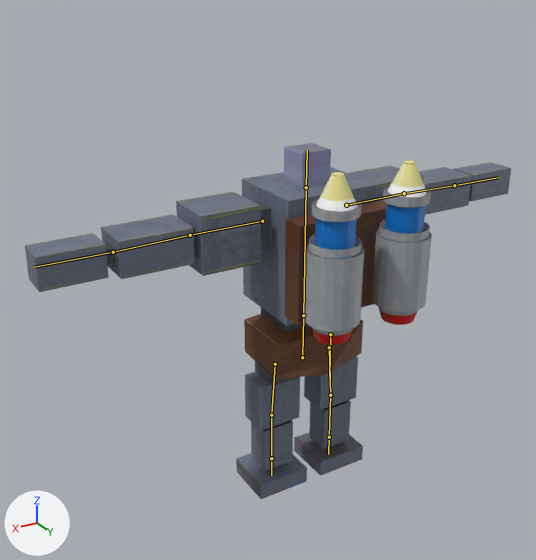
Renders of the Blender file DX11MyEngine/Resource/Model/Vehicle/Durga/Robot.blend from each side of a commit.
Camera for both pictures: a 50 mm camera at (45.1, 66.7, 61.0) aimed at (4.2, -1.4, 26.9). Lighting does not change. The marker at lower left points along +X, +Y and +Z. The older version comes first. The bones that change, and the others that lie on the model, are drawn over the model as lines.
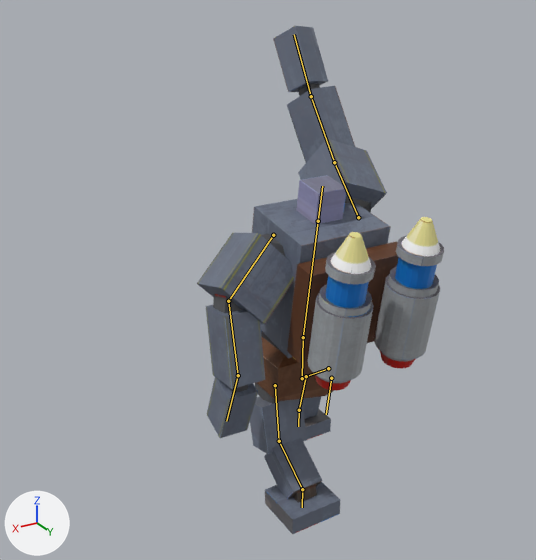
The newer file adds an action. The first version stands in its rest pose; the second is drawn at frame 1 of the action 'RocketPunchReattachStand'.

Changed parts and their boxes (x1, y1, x2, y2) in the pictures (536 x 560 px):
'Mesh', posed (49% narrower, 43% taller): before (24, 143, 511, 499); after (197, 26, 444, 534)
bone 'Hips', root to tip: before (302, 357) to (303, 315); after (302, 378) to (303, 337)
bone 'Spine', root to tip: before (303, 315) to (306, 187); after (303, 337) to (318, 221)
bone 'UpperArm.L', root to tip: before (262, 221) to (190, 235); after (273, 235) to (228, 301)
bone 'Forearm.L', root to tip: before (190, 235) to (113, 252); after (228, 301) to (238, 375)
bone 'Hand.L', root to tip: before (113, 252) to (34, 267); after (238, 375) to (226, 421)
bone 'UpperArm.R', root to tip: before (346, 205) to (404, 193); after (358, 217) to (334, 162)
bone 'Forearm.R', root to tip: before (404, 193) to (454, 185); after (334, 162) to (311, 96)
bone 'Hand.R', root to tip: before (454, 185) to (498, 177); after (311, 96) to (294, 34)
bone 'Thigh.L', root to tip: before (275, 364) to (271, 415); after (275, 385) to (279, 441)
bone 'Shin.L', root to tip: before (271, 415) to (271, 458); after (279, 441) to (302, 489)
bone 'Foot.L', root to tip: before (271, 458) to (271, 475); after (302, 489) to (302, 507)
bone 'Thigh.R', root to tip: before (329, 347) to (330, 395); after (328, 368) to (306, 376)
bone 'Shin.R', root to tip: before (330, 395) to (329, 437); after (306, 376) to (299, 410)
bone 'Foot.R', root to tip: before (329, 437) to (328, 454); after (299, 410) to (298, 426)

What the commit changed:
Bone 'Hips' (bone_hips) moves from (0.0, 0.0, 0.0) to (0.0, -17.2, 0.0).
Bone 'Spine' (bone_spine) turns from (0, 0, 0) to (-9, 0, 0) degrees about its own x, y and z.
Bone 'UpperArm.L' (bone_upperarm_l) moves from (0.0, 0.0, 0.0) to (-13.3, 0.0, 0.0).
Bone 'UpperArm.L' (bone_upperarm_l) turns from (0, 0, 0) to (-18, 19, -45) degrees about its own x, y and z.
Bone 'Forearm.L' (bone_forearm_l) turns from (0, 0, 0) to (6, 3, -47) degrees about its own x, y and z.
Bone 'Hand.L' (bone_hand_l) turns from (0, 0, 0) to (30, -2, 1) degrees about its own x, y and z.
Bone 'UpperArm.R' (bone_upperarm_r) moves from (0.0, 0.0, 0.0) to (13.3, 0.0, 0.0).
Bone 'UpperArm.R' (bone_upperarm_r) turns from (0, 0, 0) to (116, 2, 110) degrees about its own x, y and z.
Bone 'Forearm.R' (bone_forearm_r) turns from (0, 0, 0) to (23, -13, 18) degrees about its own x, y and z.
Bone 'Hand.R' (bone_hand_r) turns from (0, 0, 0) to (2, 12, -2) degrees about its own x, y and z.
Bone 'Thigh.L' (bone_thigh_l) turns from (0, 0, 0) to (-15, 1, 0) degrees about its own x, y and z.
Bone 'Shin.L' (bone_shin_l) turns from (0, 0, 0) to (-41, 0, 0) degrees about its own x, y and z.
Bone 'Foot.L' (bone_foot_l) turns from (0, 0, 0) to (55, 0, 0) degrees about its own x, y and z.
Bone 'Thigh.R' (bone_thigh_r) turns from (0, 0, 0) to (54, 3, 2) degrees about its own x, y and z.
Bone 'Shin.R' (bone_shin_r) turns from (0, 0, 0) to (-40, 0, 0) degrees about its own x, y and z.
Bone 'Foot.R' (bone_foot_r) turns from (0, 0, 0) to (-14, 0, 0) degrees about its own x, y and z.
